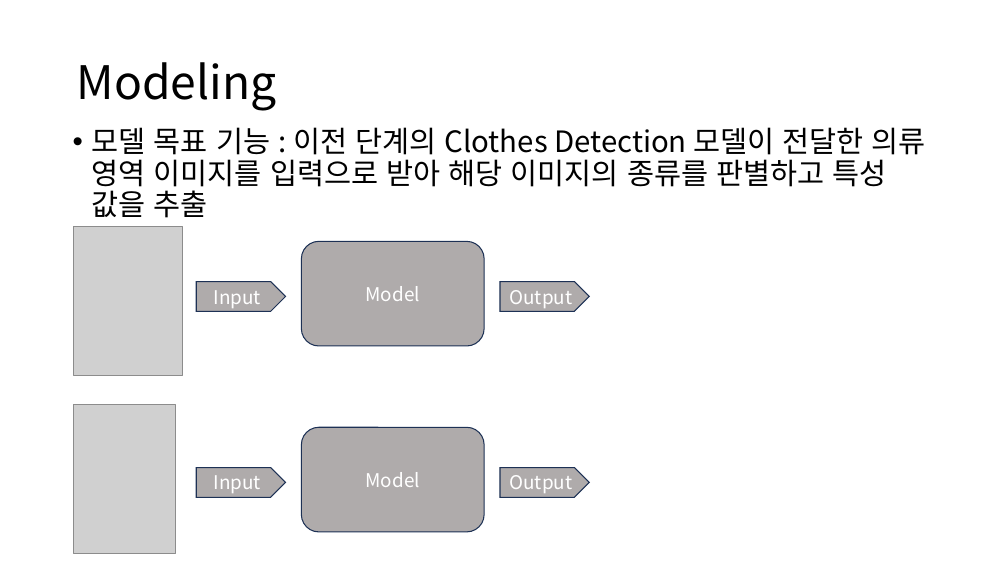
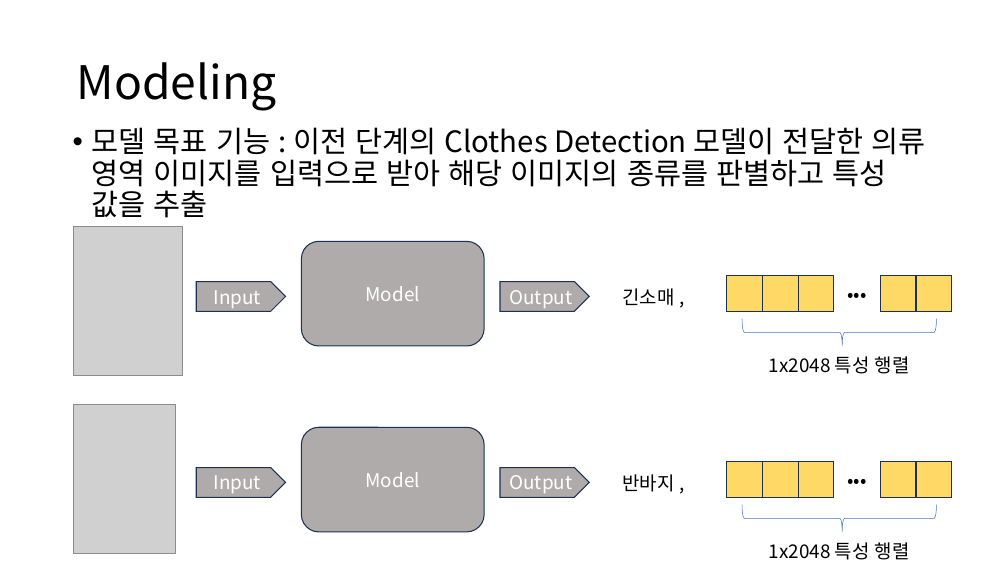
Before and after one commit to Playdata-G-DA35/DA35-final-team2-Item_Classification_RPA, a slide deck: slide 3 of documents/의류 카테고리 분류 모델 결과 보고서.pptx. Drawn at 1008x567 pixels with LibreOffice and Linux fonts; fonts in the diff are those of the drawing; grey boxes stand for pictures. Boxes give left, top, right and bottom in pixels: in the first picture for what was removed or moved away, otherwise in the second. Text is boxed around its words. In the diff, an @@ line names an element or a change of style, - is before the commit and + after.

```diff
--- a/documents/의류 카테고리 분류 모델 결과 보고서.pptx
+++ b/documents/의류 카테고리 분류 모델 결과 보고서.pptx
@@ text added at box(622, 288, 674, 306), 18 pt, text #000000 @@
+긴소매 ,
@@ group added at box(727, 276, 952, 374): 5 rectangles, 2 texts, 1 left brace @@
+•••
+1x2048 특성 행렬
@@ text added at box(622, 474, 674, 492), 18 pt, text #000000 @@
+반바지 ,
@@ group added at box(727, 462, 952, 560): 5 rectangles, 2 texts, 1 left brace @@
+•••
+1x2048 특성 행렬
```
Also in this commit, not shown: 1 other slide changed, 16 slides added, 46 other files.
